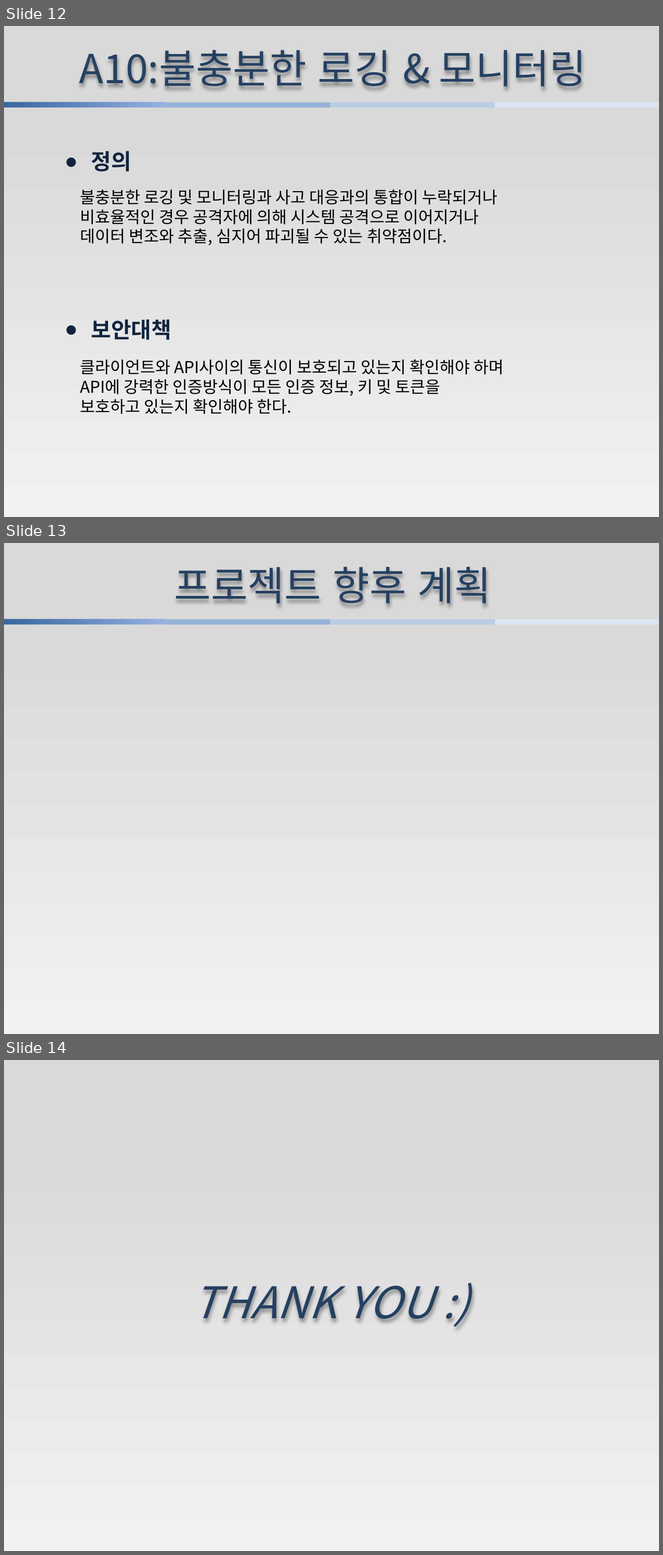
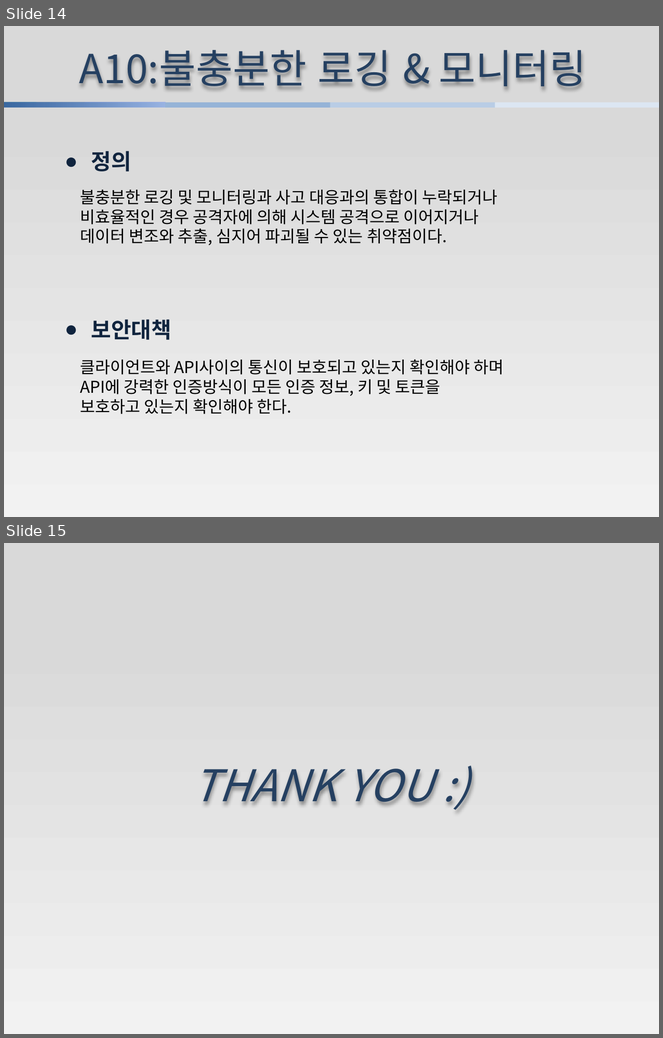
Before and after one commit to jungyohan731/han, a slide deck: 프로젝트 보고서.pptx. Shown one above the other, each under a label of ours: slides 12, 13 and 14 before the commit, slides 14 and 15 after it. The pictures are 663x1555 and 663x1038 pixels, drawn with LibreOffice and Linux fonts; fonts in the diff are those of the drawing. Boxes give left, top, right and bottom in pixels: in the first picture for what was removed or moved away, otherwise in the second. Text is boxed around its words. In the diff, an @@ line names an element or a change of style, - is before the commit and + after.

```diff
--- a/프로젝트 보고서.pptx
+++ b/프로젝트 보고서.pptx
@@ slide 13 removed at bbox=[4, 543, 659, 1034], background gradient #D9D9D9 to #F2F2F2 @@
@@ text removed at bbox=[174, 567, 491, 605] @@
-프로젝트 향후 계획
@@ rectangle removed at bbox=[4, 619, 165, 625] @@
@@ rectangle removed at bbox=[165, 619, 330, 625] @@
@@ rectangle removed at bbox=[330, 619, 495, 625] @@
@@ rectangle removed at bbox=[495, 619, 659, 625] @@
@@ what was slide 12 is now slide 14 @@
@@ what was slide 14 is now slide 15 @@
```
Also in this commit, not shown: 2 slides changed, 5 slides added, 3 other slides removed, 1 other file.
